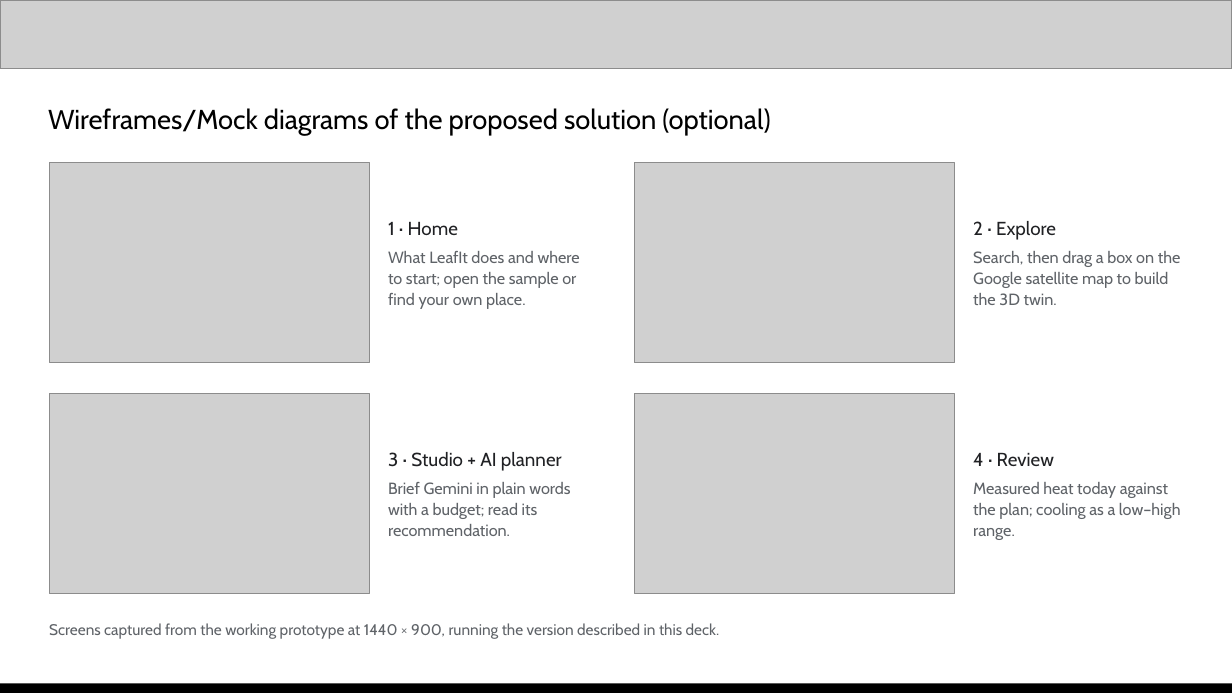
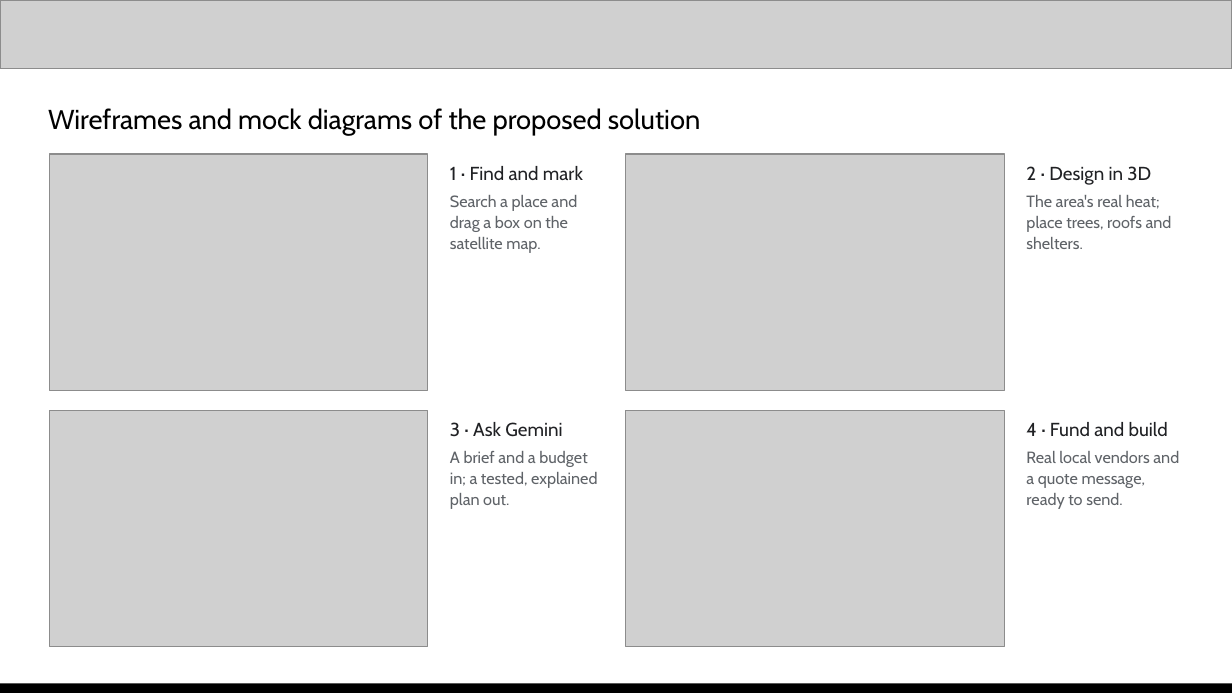
Before and after one commit to lohiyakeshav/LeafIt, a slide deck: slide 6 of docs/submission/LeafIt_Submission.pptx. Drawn at 1232x693 pixels with LibreOffice and Linux fonts; fonts in the diff are those of the drawing; grey boxes stand for pictures. Boxes give left, top, right and bottom in pixels: in the first picture for what was removed or moved away, otherwise in the second. Text is boxed around its words. In the diff, an @@ line names an element or a change of style, - is before the commit and + after.

```diff
--- a/docs/submission/LeafIt_Submission.pptx
+++ b/docs/submission/LeafIt_Submission.pptx
@@ text at (48, 108, 700, 135): text changed @@
-Wireframes/Mock diagrams of the proposed solution (optional)
+Wireframes and mock diagrams of the proposed solution
@@ picture: place and size @@
-picture at (49, 163, 370, 362)
+picture at (49, 154, 428, 391)
@@ text added at (450, 166, 583, 253), 9.5 pt, text #5F6368 @@
+1 · Find and mark
+Search a place and drag a box on the satellite map.
@@ picture: place and size @@
-picture at (634, 163, 955, 362)
+picture at (626, 154, 1004, 391)
@@ text added at (1026, 166, 1172, 249), 9.5 pt, text #5F6368 @@
+2 · Design in 3D
+The area's real heat; place trees, roofs and shelters.
@@ text removed at (388, 222, 580, 309) @@
-1 · Home
-What LeafIt does and where to start; open the sample or find your own place.
@@ text removed at (973, 221, 1181, 305) @@
-2 · Explore
-Search, then drag a box on the Google satellite map to build the 3D twin.
@@ picture: place and size @@
-picture at (49, 393, 370, 593)
+picture at (49, 410, 428, 647)
@@ picture: place and size @@
-picture at (634, 393, 955, 593)
+picture at (626, 410, 1004, 647)
@@ text added at (450, 422, 597, 509), 9.5 pt, text #5F6368 @@
+3 · Ask Gemini
+A brief and a budget in; a tested, explained plan out.
@@ text added at (1026, 422, 1179, 509), 9.5 pt, text #5F6368 @@
+4 · Fund and build
+Real local vendors and a quote message, ready to send.
@@ text removed at (388, 452, 570, 536) @@
-3 · Studio + AI planner
-Brief Gemini in plain words with a budget; read its recommendation.
@@ text removed at (973, 453, 1181, 540) @@
-4 · Review
-Measured heat today against the plan; cooling as a low–high range.
@@ text removed at (49, 623, 719, 639) @@
-Screens captured from the working prototype at 1440 × 900, running the version described in this deck.
```
Also in this commit, not shown: 10 other slides changed, 1 slide added, 1 slide removed, 2 other files.
